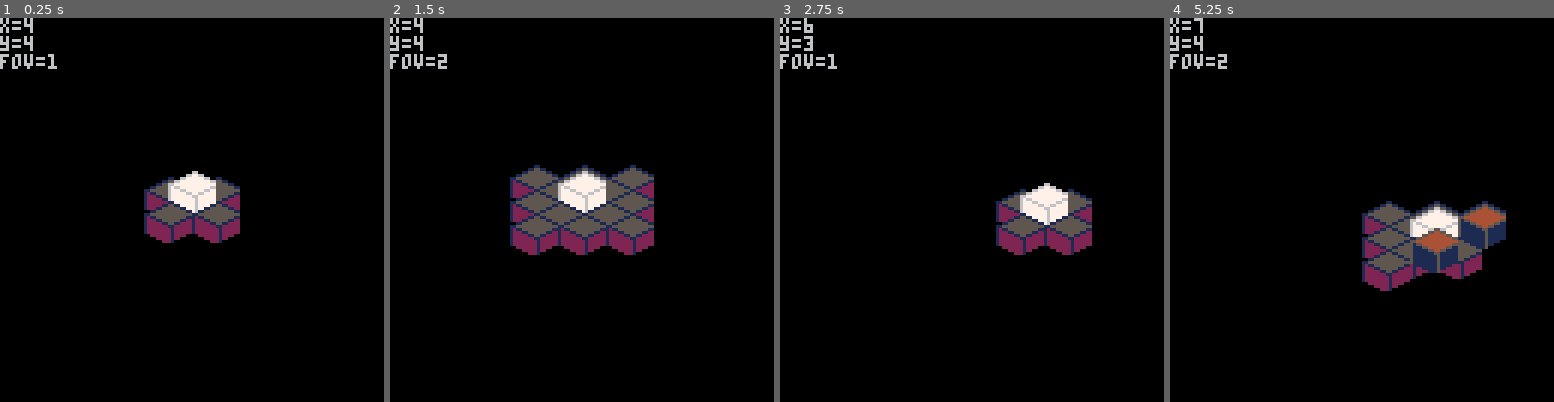
Above: before the commit, frames 1-4 (left to right).
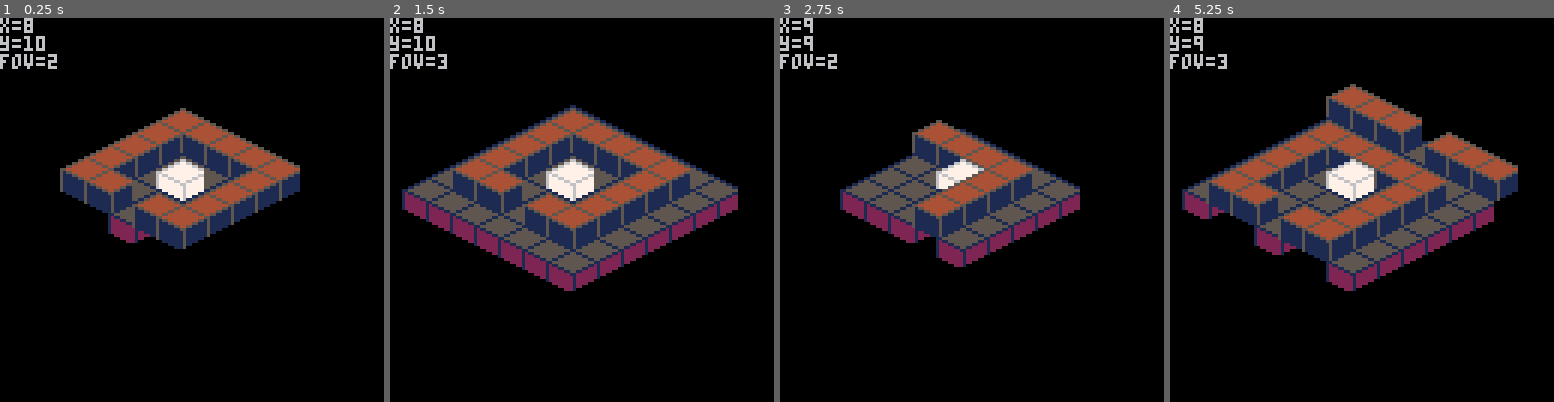
Above: after the commit, the same moments.

Repository: adammika/ld36
Game: PICO-8 cartridge ld36.p8
The game is run twice, just before and just after one commit, with the same random seed, the same clock (stepped at 60 frames per second) and the same inputs.
Inputs:
- Up to frame 1 (0.25 s): no input
- Up to frame 2 (1.5 s): tap X (X key) at 0.33, 1.07 s; tap O (Z key) at 0.7 s
- Up to frame 3 (2.75 s): hold Right 1.6-2.1 s; tap O (Z key) at 1.7, 2.1, 2.5 s; tap X (X key) at 1.85 s; hold Up 2.15-2.42 s; hold Right from 2.47 s (still down)
- Up to frame 4 (5.25 s): tap O (Z key) every 0.4 s from 2.9 to 4.9 s; tap X (X key) at 2.97, 4.08, 5.2 s; release Right at 3.03 s; hold Left 3.08-3.58 s; hold Down 3.63-3.97 s; hold Right 4.02-4.68 s; hold Up 4.73-5.03 s; hold Left from 5.08 s (still down)

The runs differ from the first frame. In frame 1, 13% of the frame differs, in the area x 6-79%, y 0-61%; in frame 2, 22%; in frame 3, 15%; in frame 4, 26%, in the area x 3-91%, y 0-72%.

Commit message:
Center camera with adjustable FOV

Diff:
--- a/ld36.p8
+++ b/ld36.p8
@@ -1,16 +1,23 @@
 pico-8 cartridge // http://www.pico-8.com
 version 8
 __lua__
+
+-- global
+
 ncol=8 -- number of columns
 nrow=8 -- number of rows
-mfov=8 -- max fov
+min_fov=2
+max_fov=8
 level_map={}
 player={}
+
+-- tile defines
 
 start=192
 wall =254
 floor=255
 
+-- Initialization
 
 function _init()
  load_level(1)
@@ -18,24 +25,28 @@
 
 function load_level(l)
  if l==1 then
-  player.fov=1
-  load_level_map(0,0,8,8)
+  player.fov=2
+  load_level_map(0,0,16,16)
  end
 end
 
 function load_level_map(x,y,w,h)
  level_map={}
+ ncol=w
+ nrow=h
 
  for row=y,h do
  level_map[row]={}
   for col=x,w do
    v=mget(col-1,row-1)
-   level_map[row][col]=v
 
    if v==start then
     player.x=col
     player.y=row
+    v=floor
    end
+
+   level_map[row][col]=v
   end
  end
 end
@@ -48,14 +59,13 @@
  l=mget(player.x-2,player.y-1)
  r=mget(player.x,player.y-1)
 
- if btnp(0) and l==floor then player.x-=1
- elseif btnp(1) and r==floor then player.x+=1
- elseif btnp(2) and u==floor then player.y-=1
- elseif btnp(3) and d==floor then player.y+=1 end
-
- if btnp(4) and player.fov>1    then player.fov-=1 end
- if btnp(5) and player.fov<mfov then player.fov+=1 end
-
+ if     btnp(0) and movable(l) then player.x-=1
+ elseif btnp(1) and movable(r) then player.x+=1
+ elseif btnp(2) and movable(u) then player.y-=1
+ elseif btnp(3) and movable(d) then player.y+=1 end
+
+ if btnp(4) and player.fov>min_fov then player.fov-=1 end
+ if btnp(5) and player.fov<max_fov then player.fov+=1 end
 end
 
 -- drawing
@@ -65,7 +75,7 @@
  print("x="..player.x)
  print("y="..player.y)
  print("fov="..player.fov)
-	draw_level_map()
+ draw_level_map()
 end
 
 function draw_level_map()
@@ -73,29 +83,34 @@
 end
 
 function draw_map()
- for row=1,nrow do
-  for col=1,ncol do
-
-   if should_draw(col,row) then
-
-    v=level_map[row][col]
+ -- center the player onscreen
+ camera((player.x+nrow-player.y)*8-60, (player.y+ncol+player.x)*4-60)
+
+ fov=player.fov
+
+ for y=player.y-fov,player.y+fov do
+  for x=player.x-fov,player.x+fov do
+
+   if x>0 and x<=ncol and y>0 and y<=nrow then
+
+    v=level_map[y][x]
     if v==wall then
-     draw_tile(col,row-1,3,4,19,20,-8,-3)
+     draw_tile(x,y-1,3,4,19,20,-8,-3)
     elseif v==floor or v==start then
-     draw_tile(col,row,1,2,17,18,0,0)
+     draw_tile(x,y,1,2,17,18,0,0)
     end
 
-    if col==player.x and row==player.y then
+    if x==player.x and y==player.y then
      draw_tile(player.x,player.y,5,6,21,22,0,-6)
     end
 
    end
+
   end
  end
-end
-
-function should_draw(x,y)
- return abs(x-player.x)+abs(y-player.y)<=player.fov
+
+ -- reset camera
+ camera()
 end
 
 function draw_tile(col,row,s1,s2,s3,s4,xoff,yoff)
@@ -110,6 +125,12 @@
  spr(s2,x2,y1)
  spr(s3,x1,y2)
  spr(s4,x2,y2)
+end
+
+-- literally everything else
+
+function movable(v)
+ return v==floor or v==start
 end
 
 __gfx__
@@ -245,165 +266,165 @@
 0000000000000000000000000000000000000000000000000000000000000000000000000000000000000000000000000000000000000000000000000000000000000000000000000000000000000000000000000000000000000000000000000000000000000000000000000000000000000000000000000000000000000000
 0000000000000000000000000000000000000000000000000000000000000000000000000000000000000000000000000000000000000000000000000000000000000000000000000000000000000000000000000000000000000000000000000000000000000000000000000000000000000000000000000000000000000000
 __map__
-fefefefffefefefe000000000000000000000000000000000000000000000000000000000000000000000000000000000000000000000000000000000000000000000000000000000000000000000000000000000000000000000000000000000000000000000000000000000000000000000000000000000000000000000000
-fefffffffffffffe000000000000000000000000000000000000000000000000000000000000000000000000000000000000000000000000000000000000000000000000000000000000000000000000000000000000000000000000000000000000000000000000000000000000000000000000000000000000000000000000
-fefffffffffffffe000000000000000000000000000000000000000000000000000000000000000000000000000000000000000000000000000000000000000000000000000000000000000000000000000000000000000000000000000000000000000000000000000000000000000000000000000000000000000000000000
-feffffc0ffffffff000000000000000000000000000000000000000000000000000000000000000000000000000000000000000000000000000000000000000000000000000000000000000000000000000000000000000000000000000000000000000000000000000000000000000000000000000000000000000000000000
-fefffffffffffffe000000000000000000000000000000000000000000000000000000000000000000000000000000000000000000000000000000000000000000000000000000000000000000000000000000000000000000000000000000000000000000000000000000000000000000000000000000000000000000000000
-fefffffffffffffe000000000000000000000000000000000000000000000000000000000000000000000000000000000000000000000000000000000000000000000000000000000000000000000000000000000000000000000000000000000000000000000000000000000000000000000000000000000000000000000000
-fefffffffffffffe000000000000000000000000000000000000000000000000000000000000000000000000000000000000000000000000000000000000000000000000000000000000000000000000000000000000000000000000000000000000000000000000000000000000000000000000000000000000000000000000
-fefefefefefefefe000000000000000000000000000000000000000000000000000000000000000000000000000000000000000000000000000000000000000000000000000000000000000000000000000000000000000000000000000000000000000000000000000000000000000000000000000000000000000000000000
-0000000000000000000000000000000000000000000000000000000000000000000000000000000000000000000000000000000000000000000000000000000000000000000000000000000000000000000000000000000000000000000000000000000000000000000000000000000000000000000000000000000000000000
-0000000000000000000000000000000000000000000000000000000000000000000000000000000000000000000000000000000000000000000000000000000000000000000000000000000000000000000000000000000000000000000000000000000000000000000000000000000000000000000000000000000000000000
-0000000000000000000000000000000000000000000000000000000000000000000000000000000000000000000000000000000000000000000000000000000000000000000000000000000000000000000000000000000000000000000000000000000000000000000000000000000000000000000000000000000000000000
-0000000000000000000000000000000000000000000000000000000000000000000000000000000000000000000000000000000000000000000000000000000000000000000000000000000000000000000000000000000000000000000000000000000000000000000000000000000000000000000000000000000000000000
-0000000000000000000000000000000000000000000000000000000000000000000000000000000000000000000000000000000000000000000000000000000000000000000000000000000000000000000000000000000000000000000000000000000000000000000000000000000000000000000000000000000000000000
-0000000000000000000000000000000000000000000000000000000000000000000000000000000000000000000000000000000000000000000000000000000000000000000000000000000000000000000000000000000000000000000000000000000000000000000000000000000000000000000000000000000000000000
-0000000000000000000000000000000000000000000000000000000000000000000000000000000000000000000000000000000000000000000000000000000000000000000000000000000000000000000000000000000000000000000000000000000000000000000000000000000000000000000000000000000000000000
-0000000000000000000000000000000000000000000000000000000000000000000000000000000000000000000000000000000000000000000000000000000000000000000000000000000000000000000000000000000000000000000000000000000000000000000000000000000000000000000000000000000000000000
-0000000000000000000000000000000000000000000000000000000000000000000000000000000000000000000000000000000000000000000000000000000000000000000000000000000000000000000000000000000000000000000000000000000000000000000000000000000000000000000000000000000000000000
-0000000000000000000000000000000000000000000000000000000000000000000000000000000000000000000000000000000000000000000000000000000000000000000000000000000000000000000000000000000000000000000000000000000000000000000000000000000000000000000000000000000000000000
-0000000000000000000000000000000000000000000000000000000000000000000000000000000000000000000000000000000000000000000000000000000000000000000000000000000000000000000000000000000000000000000000000000000000000000000000000000000000000000000000000000000000000000
-0000000000000000000000000000000000000000000000000000000000000000000000000000000000000000000000000000000000000000000000000000000000000000000000000000000000000000000000000000000000000000000000000000000000000000000000000000000000000000000000000000000000000000
-0000000000000000000000000000000000000000000000000000000000000000000000000000000000000000000000000000000000000000000000000000000000000000000000000000000000000000000000000000000000000000000000000000000000000000000000000000000000000000000000000000000000000000
-0000000000000000000000000000000000000000000000000000000000000000000000000000000000000000000000000000000000000000000000000000000000000000000000000000000000000000000000000000000000000000000000000000000000000000000000000000000000000000000000000000000000000000
-0000000000000000000000000000000000000000000000000000000000000000000000000000000000000000000000000000000000000000000000000000000000000000000000000000000000000000000000000000000000000000000000000000000000000000000000000000000000000000000000000000000000000000
-0000000000000000000000000000000000000000000000000000000000000000000000000000000000000000000000000000000000000000000000000000000000000000000000000000000000000000000000000000000000000000000000000000000000000000000000000000000000000000000000000000000000000000
-0000000000000000000000000000000000000000000000000000000000000000000000000000000000000000000000000000000000000000000000000000000000000000000000000000000000000000000000000000000000000000000000000000000000000000000000000000000000000000000000000000000000000000
-0000000000000000000000000000000000000000000000000000000000000000000000000000000000000000000000000000000000000000000000000000000000000000000000000000000000000000000000000000000000000000000000000000000000000000000000000000000000000000000000000000000000000000
-0000000000000000000000000000000000000000000000000000000000000000000000000000000000000000000000000000000000000000000000000000000000000000000000000000000000000000000000000000000000000000000000000000000000000000000000000000000000000000000000000000000000000000
-0000000000000000000000000000000000000000000000000000000000000000000000000000000000000000000000000000000000000000000000000000000000000000000000000000000000000000000000000000000000000000000000000000000000000000000000000000000000000000000000000000000000000000
-0000000000000000000000000000000000000000000000000000000000000000000000000000000000000000000000000000000000000000000000000000000000000000000000000000000000000000000000000000000000000000000000000000000000000000000000000000000000000000000000000000000000000000
-0000000000000000000000000000000000000000000000000000000000000000000000000000000000000000000000000000000000000000000000000000000000000000000000000000000000000000000000000000000000000000000000000000000000000000000000000000000000000000000000000000000000000000
-0000000000000000000000000000000000000000000000000000000000000000000000000000000000000000000000000000000000000000000000000000000000000000000000000000000000000000000000000000000000000000000000000000000000000000000000000000000000000000000000000000000000000000
-0000000000000000000000000000000000000000000000000000000000000000000000000000000000000000000000000000000000000000000000000000000000000000000000000000000000000000000000000000000000000000000000000000000000000000000000000000000000000000000000000000000000000000
-…(130 lines of a section not shown)…
+fefefefefefefefefefefefefefefefe00000000000000000000000000000000000000000000000000000000000000000000000000000000000000000000000000000000000000000000000000000000000000000000000000000000000000000000000000000000000000000000000000000000000000000000000000000000
+fefefffffffffffffffffffffffefefe00000000000000000000000000000000000000000000000000000000000000000000000000000000000000000000000000000000000000000000000000000000000000000000000000000000000000000000000000000000000000000000000000000000000000000000000000000000
+fefffffffffffefffefffffffffefefe00000000000000000000000000000000000000000000000000000000000000000000000000000000000000000000000000000000000000000000000000000000000000000000000000000000000000000000000000000000000000000000000000000000000000000000000000000000
+fefffffefffefefffefefffefffffffe00000000000000000000000000000000000000000000000000000000000000000000000000000000000000000000000000000000000000000000000000000000000000000000000000000000000000000000000000000000000000000000000000000000000000000000000000000000
+fefffffefffffffffffffffefffffffe00000000000000000000000000000000000000000000000000000000000000000000000000000000000000000000000000000000000000000000000000000000000000000000000000000000000000000000000000000000000000000000000000000000000000000000000000000000
+fefffffefefefefffefefefefffffffe00000000000000000000000000000000000000000000000000000000000000000000000000000000000000000000000000000000000000000000000000000000000000000000000000000000000000000000000000000000000000000000000000000000000000000000000000000000
+fefffffefffffffffffffffefffffffe00000000000000000000000000000000000000000000000000000000000000000000000000000000000000000000000000000000000000000000000000000000000000000000000000000000000000000000000000000000000000000000000000000000000000000000000000000000
+fefffffefffefefefefefffefffffffe00000000000000000000000000000000000000000000000000000000000000000000000000000000000000000000000000000000000000000000000000000000000000000000000000000000000000000000000000000000000000000000000000000000000000000000000000000000
+fefffffefffefffffffefffefffffffe00000000000000000000000000000000000000000000000000000000000000000000000000000000000000000000000000000000000000000000000000000000000000000000000000000000000000000000000000000000000000000000000000000000000000000000000000000000
+fefffffefffeffc0fffefffefffffffe00000000000000000000000000000000000000000000000000000000000000000000000000000000000000000000000000000000000000000000000000000000000000000000000000000000000000000000000000000000000000000000000000000000000000000000000000000000
+fefffffefffefffffffefffefffffffe00000000000000000000000000000000000000000000000000000000000000000000000000000000000000000000000000000000000000000000000000000000000000000000000000000000000000000000000000000000000000000000000000000000000000000000000000000000
+fefffffefffefefffefefffefffffffe00000000000000000000000000000000000000000000000000000000000000000000000000000000000000000000000000000000000000000000000000000000000000000000000000000000000000000000000000000000000000000000000000000000000000000000000000000000
+fefffffefffffffffffffffefffffffe00000000000000000000000000000000000000000000000000000000000000000000000000000000000000000000000000000000000000000000000000000000000000000000000000000000000000000000000000000000000000000000000000000000000000000000000000000000
+fefffffefefefefefefefefefffefefe00000000000000000000000000000000000000000000000000000000000000000000000000000000000000000000000000000000000000000000000000000000000000000000000000000000000000000000000000000000000000000000000000000000000000000000000000000000
+fefefffffffffffffffffffffffefefe00000000000000000000000000000000000000000000000000000000000000000000000000000000000000000000000000000000000000000000000000000000000000000000000000000000000000000000000000000000000000000000000000000000000000000000000000000000
+fefefefefefefefefefefefefefefefe00000000000000000000000000000000000000000000000000000000000000000000000000000000000000000000000000000000000000000000000000000000000000000000000000000000000000000000000000000000000000000000000000000000000000000000000000000000
+0000000000000000000000000000000000000000000000000000000000000000000000000000000000000000000000000000000000000000000000000000000000000000000000000000000000000000000000000000000000000000000000000000000000000000000000000000000000000000000000000000000000000000
+0000000000000000000000000000000000000000000000000000000000000000000000000000000000000000000000000000000000000000000000000000000000000000000000000000000000000000000000000000000000000000000000000000000000000000000000000000000000000000000000000000000000000000
+0000000000000000000000000000000000000000000000000000000000000000000000000000000000000000000000000000000000000000000000000000000000000000000000000000000000000000000000000000000000000000000000000000000000000000000000000000000000000000000000000000000000000000
+0000000000000000000000000000000000000000000000000000000000000000000000000000000000000000000000000000000000000000000000000000000000000000000000000000000000000000000000000000000000000000000000000000000000000000000000000000000000000000000000000000000000000000
+0000000000000000000000000000000000000000000000000000000000000000000000000000000000000000000000000000000000000000000000000000000000000000000000000000000000000000000000000000000000000000000000000000000000000000000000000000000000000000000000000000000000000000
+0000000000000000000000000000000000000000000000000000000000000000000000000000000000000000000000000000000000000000000000000000000000000000000000000000000000000000000000000000000000000000000000000000000000000000000000000000000000000000000000000000000000000000
+0000000000000000000000000000000000000000000000000000000000000000000000000000000000000000000000000000000000000000000000000000000000000000000000000000000000000000000000000000000000000000000000000000000000000000000000000000000000000000000000000000000000000000
+0000000000000000000000000000000000000000000000000000000000000000000000000000000000000000000000000000000000000000000000000000000000000000000000000000000000000000000000000000000000000000000000000000000000000000000000000000000000000000000000000000000000000000
+0000000000000000000000000000000000000000000000000000000000000000000000000000000000000000000000000000000000000000000000000000000000000000000000000000000000000000000000000000000000000000000000000000000000000000000000000000000000000000000000000000000000000000
+0000000000000000000000000000000000000000000000000000000000000000000000000000000000000000000000000000000000000000000000000000000000000000000000000000000000000000000000000000000000000000000000000000000000000000000000000000000000000000000000000000000000000000
+0000000000000000000000000000000000000000000000000000000000000000000000000000000000000000000000000000000000000000000000000000000000000000000000000000000000000000000000000000000000000000000000000000000000000000000000000000000000000000000000000000000000000000
+0000000000000000000000000000000000000000000000000000000000000000000000000000000000000000000000000000000000000000000000000000000000000000000000000000000000000000000000000000000000000000000000000000000000000000000000000000000000000000000000000000000000000000
+0000000000000000000000000000000000000000000000000000000000000000000000000000000000000000000000000000000000000000000000000000000000000000000000000000000000000000000000000000000000000000000000000000000000000000000000000000000000000000000000000000000000000000
+0000000000000000000000000000000000000000000000000000000000000000000000000000000000000000000000000000000000000000000000000000000000000000000000000000000000000000000000000000000000000000000000000000000000000000000000000000000000000000000000000000000000000000
+0000000000000000000000000000000000000000000000000000000000000000000000000000000000000000000000000000000000000000000000000000000000000000000000000000000000000000000000000000000000000000000000000000000000000000000000000000000000000000000000000000000000000000
+0000000000000000000000000000000000000000000000000000000000000000000000000000000000000000000000000000000000000000000000000000000000000000000000000000000000000000000000000000000000000000000000000000000000000000000000000000000000000000000000000000000000000000
+…(130 lines of a section not shown)…
